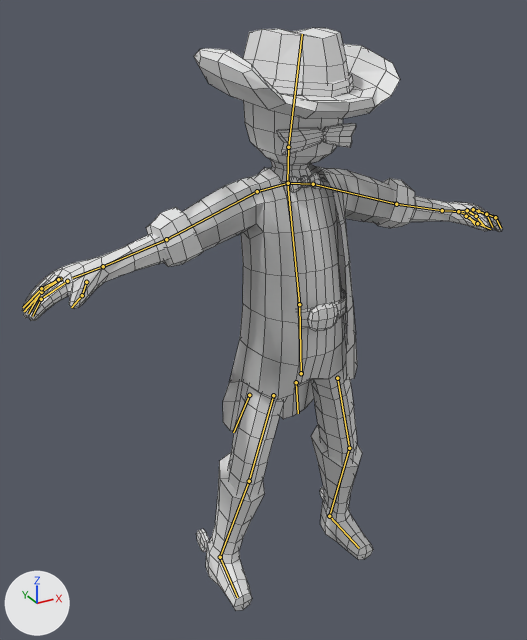
The Blender file Assets/Player/player.blend, before and after one commit.
Before and after are seen from a camera (50 mm lens) standing at (-0.928, -1.553, 1.603) and looking at (0.022, 0.174, 0.74). Arrows for +X, +Y and +Z are at lower left; the lights stay in place. The bones that bend it are drawn over the model as lines. Mesh edges are drawn as thin lines.

The first picture shows 'LowPoly'.
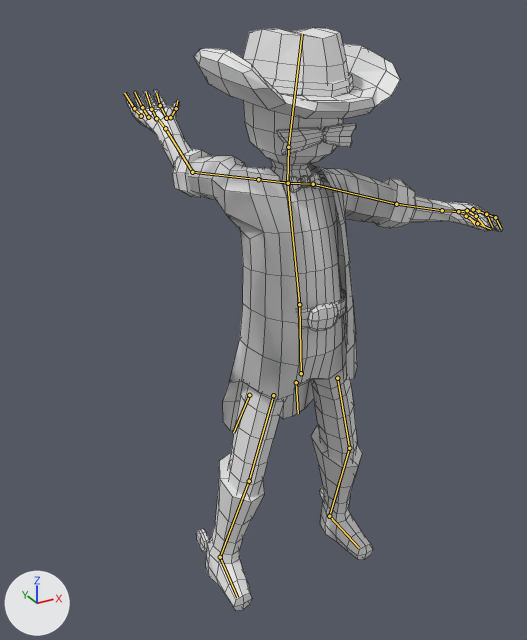
The newer file adds an action. The first version stands in its rest pose; the second is drawn at frame 0 of the action 'HandChargeR'.

The change in detail:
Bone 'shoulder.R' (bone_shoulder_r) turns from (0, 0, 0) to (5, 25, -49) degrees about its own x, y and z.
Bone 'upperArm.R' (bone_upperarm_r) turns from (0, 0, 0) to (16, -11, -31) degrees about its own x, y and z.
Bone 'lowerArm.R' (bone_lowerarm_r) turns from (0, 0, 0) to (90, 53, 73) degrees about its own x, y and z.
Bone 'hand.R' (bone_hand_r) turns from (0, 0, 0) to (-68, 58, -82) degrees about its own x, y and z.

Location of each change, (x1, y1, x2, y2) in pixels of the pictures (527 x 640 px):
'LowPoly', posed (22% narrower): before (22, 28, 503, 611); after (126, 28, 503, 611)
bone 'shoulder.R', root to tip: before (288, 183) to (257, 191); after (288, 183) to (258, 179)
bone 'upperArm.R', root to tip: before (257, 191) to (166, 239); after (258, 179) to (192, 172)
bone 'lowerArm.R', root to tip: before (166, 239) to (103, 266); after (192, 172) to (165, 128)
bone 'hand.R', root to tip: before (103, 266) to (72, 278); after (165, 128) to (158, 119)
